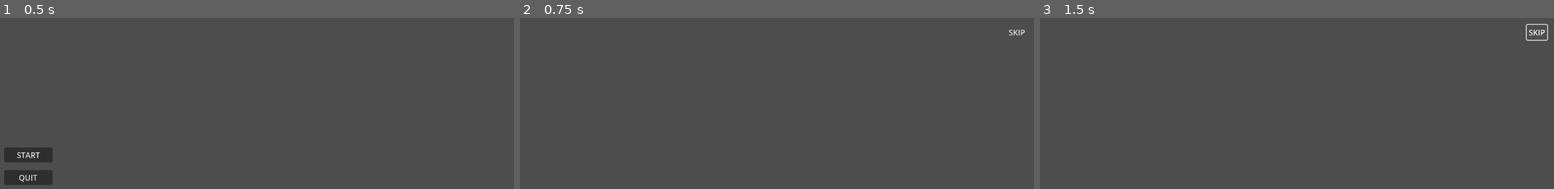
Above: before the commit, frames 1-3 (left to right).
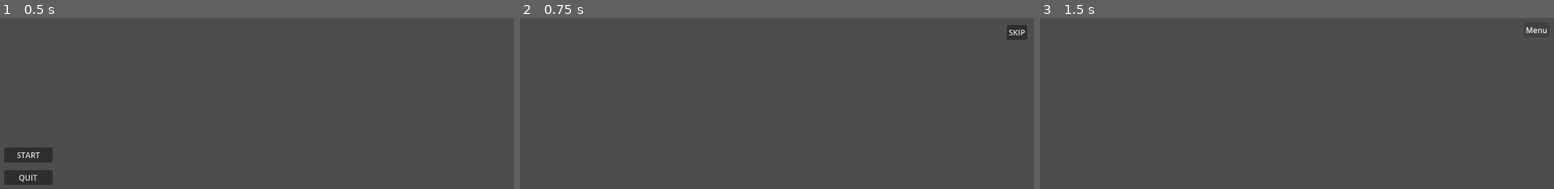
Above: after the commit, the same moments.

Repository: PH1LIPPUS/JoaoBorracha
Game: Godot game, scene res://Scene/main.tscn
The game is run twice, just before and just after one commit, with the same random seed, the same clock (stepped at 60 frames per second) and the same inputs.
Inputs:
- Up to frame 1 (0.5 s): no input
- Up to frame 2 (0.75 s): click "START" at 0.5 s
- Up to frame 3 (1.5 s): click "SKIP" at 1.25 s

Frame 1 is identical in both runs. In frame 2, 0.3% of the frame differs, in the area x 94-99%, y 4-13%; in frame 3, 0.2%.

Commit message:
menu button and panelcontainer still not working

Diff:
--- /dev/null
+++ b/joão-borracha/Scene/cutseen.gd
@@ -0,0 +1,5 @@
+extends Control
+
+
+func _on_skip_pressed() -> void:
+	get_tree().change_scene_to_file("res://Scene/menu.tscn")
--- a/joão-borracha/Scene/cutseen.tscn
+++ b/joão-borracha/Scene/cutseen.tscn
@@ -1,8 +1,11 @@
-[gd_scene format=3 uid="uid://jqbjgv6vxruj"]
+[gd_scene load_steps=2 format=3 uid="uid://jqbjgv6vxruj"]
+
+[ext_resource type="Script" uid="uid://do5of5x6os1v0" path="res://Scene/cutseen.gd" id="1_420m2"]
 
 [node name="cutseen" type="Control"]
 layout_mode = 3
 anchors_preset = 0
+script = ExtResource("1_420m2")
 
 [node name="Skip" type="Button" parent="."]
 offset_left = 1064.0
@@ -10,4 +13,5 @@
 offset_right = 1106.0
 offset_bottom = 54.0
 text = "SKIP"
-flat = true
+
+[connection signal="pressed" from="Skip" to="." method="_on_skip_pressed"]
--- /dev/null
+++ b/joão-borracha/Scene/menu.gd
@@ -0,0 +1,9 @@
+extends Node2D
+
+@onready var panel_container = $PanelContainer  # Adjust path if necessary
+
+func _ready() -> void:
+	panel_container.visible = false  # Ensure the panel is hidden at start
+
+func _on_menu_button_pressed() -> void:  # Ensure this matches your button signal
+	panel_container.visible = true  # Show the panel when the Menu button is clicked
--- a/joão-borracha/Scene/menu.tscn
+++ b/joão-borracha/Scene/menu.tscn
@@ -1,14 +1,17 @@
-[gd_scene format=3 uid="uid://ugrc541md6ta"]
+[gd_scene load_steps=2 format=3 uid="uid://ugrc541md6ta"]
+
+[ext_resource type="Script" uid="uid://bfvp7145gxsqf" path="res://Scene/menu.gd" id="1_b23qx"]
 
 [node name="Menu" type="Node2D"]
+script = ExtResource("1_b23qx")
 
-[node name="Button" type="Button" parent="."]
+[node name="menu" type="Button" parent="."]
 offset_left = 1058.0
 offset_top = 18.0
 offset_right = 1111.0
 offset_bottom = 49.0
+focus_mode = 0
 text = "Menu"
-flat = true
 
 [node name="PanelContainer" type="PanelContainer" parent="."]
 offset_left = 186.0
@@ -16,9 +19,8 @@
 offset_right = 959.0
 offset_bottom = 569.0
 
-[node name="ColorRect" type="ColorRect" parent="."]
-offset_left = 188.0
-offset_top = 102.0
-offset_right = 958.0
-offset_bottom = 571.0
+[node name="ColorRect" type="ColorRect" parent="PanelContainer"]
+layout_mode = 2
 color = Color(0, 0, 0, 0.392157)
+
+[connection signal="pressed" from="menu" to="." method="_on_button_pressed"]
--- a/joão-borracha/Scene/tela_inicial.tscn
+++ b/joão-borracha/Scene/tela_inicial.tscn
@@ -24,6 +24,7 @@
 offset_top = 325.0
 offset_right = 165.0
 offset_bottom = 356.0
+focus_mode = 0
 text = "QUIT
 "
 
Not shown, added: joão-borracha/Scene/cutseen.gd.uid
Not shown, added: joão-borracha/Scene/menu.gd.uid
